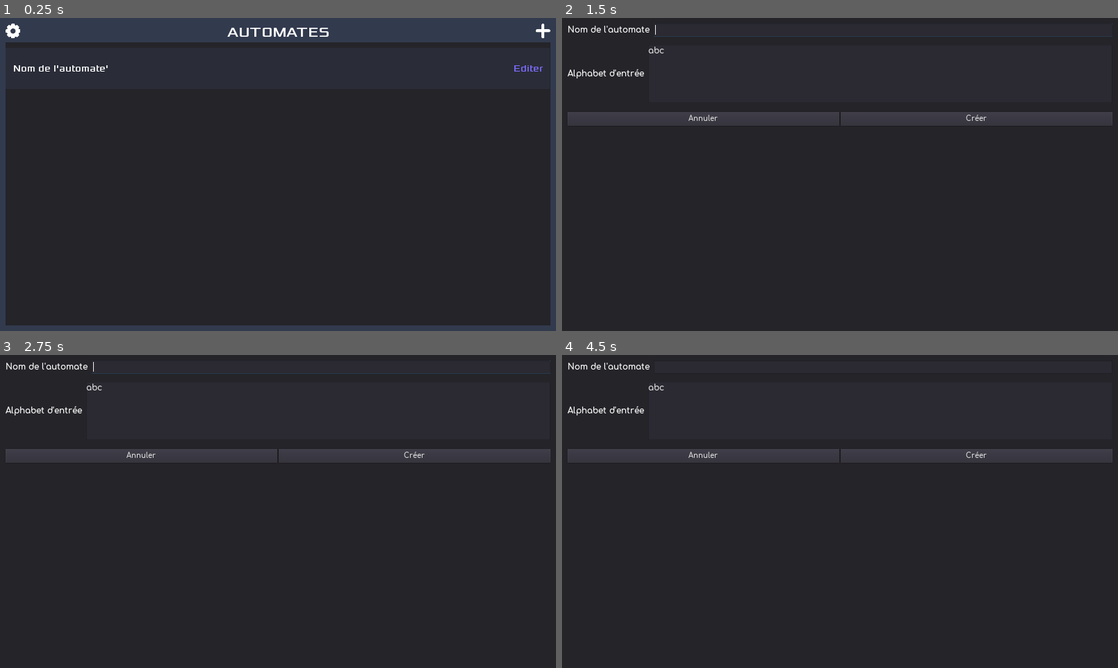
Above: before the commit, frames 1-4 (two rows, left to right).
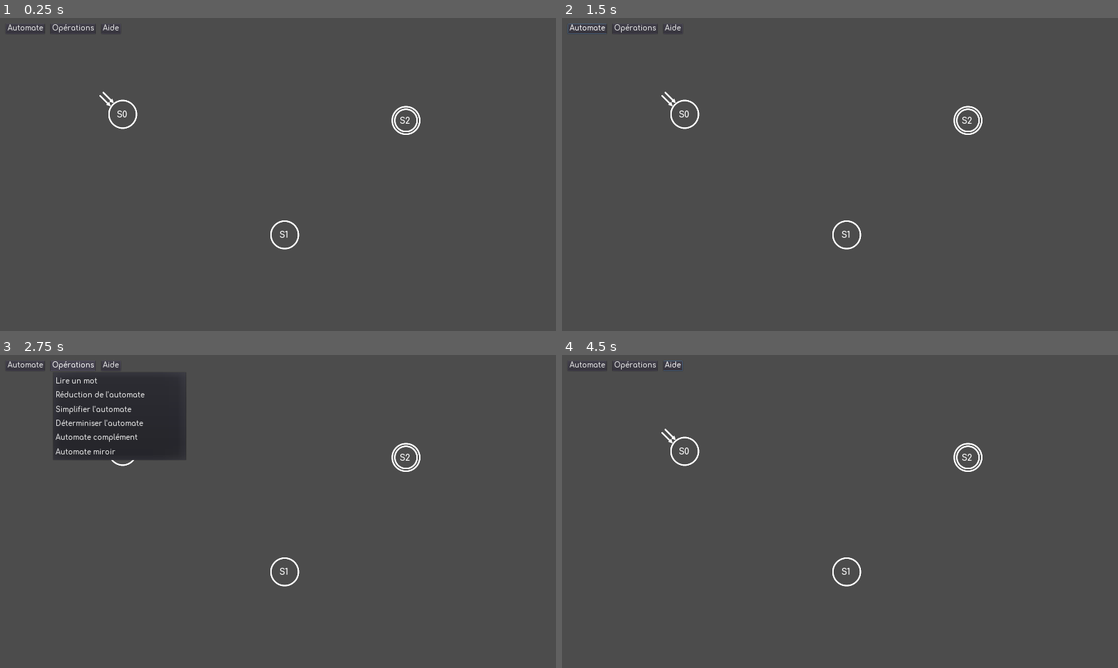
Above: after the commit, the same moments.

Repository: RedaMorsli/Automates
Game: Godot game, scene res://src/activities/EditAutomate.tscn
The game is run twice, just before and just after one commit, with the same random seed, the same clock (stepped at 60 frames per second) and the same inputs. Before the commit the project starts from res://src/activities/MainMenu.tscn.
Inputs (mouse positions are in pixels of both pictures, inside the frame that each line leads up to):
- Up to frame 1 (0.25 s): no input
- Up to frame 2 (1.5 s): click (589, 27) at 0.5 s, where only the run after the commit has a clickable "Automate"; click (1106, 33) at 1.27 s
- Up to frame 3 (2.75 s): click (72, 364) at 2 s, where only the run after the commit has a clickable "Opérations"
- Up to frame 4 (4.5 s): click (823, 405) at 2.75 s, where only the run before the commit has a clickable "Nom de l'automate'"; click (673, 364) at 3.5 s, where only the run after the commit has a clickable "Aide"; click (1090, 405) at 4.25 s, where only the run before the commit has a clickable "Editer"

The runs differ from the first frame. In frame 1, 100% of the frame differs, in the area x 0-100%, y 0-100%; in frame 2, 96%; in frame 3, 91%; in frame 4, 96%.

Commit message:
First win export (backup)

Diff:
--- a/project.godot
+++ b/project.godot
@@ -16,7 +16,7 @@
 [application]
 
 config/name="Automates"
-run/main_scene="res://src/activities/MainMenu.tscn"
+run/main_scene="res://src/activities/EditAutomate.tscn"
 config/icon="res://icon.png"
 
 [autoload]
--- a/src/activities/EditActivitye.gd
+++ b/src/activities/EditActivitye.gd
@@ -403,6 +403,8 @@
 
 func _on_PopupOperations_id_pressed(id):
 	match id:
+		0:
+			$GUI/LireDialog.popup_centered()
 		1:#Réduction
 			$GUI/ReductionDialog/MarginContainer/Tree.clear()
 			var root = $GUI/ReductionDialog/MarginContainer/Tree.create_item()
@@ -444,3 +446,7 @@
 
 func _on_DeterminateDialog_confirmed():
 	determiniser()
+
+
+func _on_LireDialog_confirmed():
+	pass # Replace with function body.
--- a/src/activities/EditAutomate.gd
+++ b/src/activities/EditAutomate.gd
@@ -57,12 +57,12 @@
 		0:#New état
 			$Popups/NewEtatDialog.popup_centered_ratio(0.2)
 		1:#New instruction
-			$Popups/NewLinkDialog/VBoxContainer/HBoxContainer2/EtatDebut.clear()
-			$Popups/NewLinkDialog/VBoxContainer/HBoxContainer3/EtatFin.clear()
+			$Popups/NewLinkDialog/MarginContainer/VBoxContainer/HBoxContainer2/EtatDebut.clear()
+			$Popups/NewLinkDialog/MarginContainer/VBoxContainer/HBoxContainer3/EtatFin.clear()
 			for etat in $Etats.get_children():
-				$Popups/NewLinkDialog/VBoxContainer/HBoxContainer2/EtatDebut.add_item(etat.nom)
-				$Popups/NewLinkDialog/VBoxContainer/HBoxContainer3/EtatFin.add_item(etat.nom)
-			$Popups/NewLinkDialog.popup_centered_ratio(0.4)
+				$Popups/NewLinkDialog/MarginContainer/VBoxContainer/HBoxContainer2/EtatDebut.add_item(etat.nom)
+				$Popups/NewLinkDialog/MarginContainer/VBoxContainer/HBoxContainer3/EtatFin.add_item(etat.nom)
+			$Popups/NewLinkDialog.popup_centered()
 
 
 func _on_NewEtatDialog_confirmed():
@@ -89,9 +89,9 @@
 
 
 func _on_NewLinkDialog_confirmed():
-	var debut = $Popups/NewLinkDialog/VBoxContainer/HBoxContainer2/EtatDebut.selected
-	var fin = $Popups/NewLinkDialog/VBoxContainer/HBoxContainer3/EtatFin.selected
-	var mot = $Popups/NewLinkDialog/VBoxContainer/HBoxContainer4/Mot.text
+	var debut = $Popups/NewLinkDialog/MarginContainer/VBoxContainer/HBoxContainer2/EtatDebut.selected
+	var fin = $Popups/NewLinkDialog/MarginContainer/VBoxContainer/HBoxContainer3/EtatFin.selected
+	var mot = $Popups/NewLinkDialog/MarginContainer/VBoxContainer/HBoxContainer4/Mot.text
 	if mot.length() == 0:
 		mot = "€"
 	var etat_debut =  $Etats.get_child(debut)
@@ -113,7 +113,6 @@
 			if not (mot in new_instruction.mot_lu):
 				new_instruction.mot_lu.append(mot)
 			etat_debut.show_boucle(new_instruction.mot_lu)
-			print(new_instruction.mot_lu)
 	else:
 		if  new_instruction == null:
 			new_instruction = Instruction.instance()
--- a/src/activities/EditAutomate.tscn
+++ b/src/activities/EditAutomate.tscn
@@ -26,7 +26,7 @@
 position = Vector2( 156.854, 536.401 )
 
 [node name="1" type="Position2D" parent="Automate/Positions/PosEtats"]
-position = Vector2( 1763.21, 540.945 )
+position = Vector2( 1793.43, 506.409 )
 
 [node name="2" type="Position2D" parent="Automate/Positions/PosEtats"]
 position = Vector2( 1008.88, 152.42 )
@@ -56,7 +56,7 @@
 position = Vector2( 1774.57, 356.907 )
 
 [node name="11" type="Position2D" parent="Automate/Positions/PosEtats"]
-position = Vector2( 1747.31, 738.615 )
+position = Vector2( 1779.68, 680.337 )
 
 [node name="12" type="Position2D" parent="Automate/Positions/PosEtats"]
 position = Vector2( 1495.11, 977.183 )
@@ -77,7 +77,7 @@
 position = Vector2( 1504.19, 147.876 )
 
 [node name="18" type="Position2D" parent="Automate/Positions/PosEtats"]
-position = Vector2( 1261.08, 965.823 )
+position = Vector2( 1267.56, 993.883 )
 
 [node name="19" type="Position2D" parent="Automate/Positions/PosEtats"]
 position = Vector2( 493.121, 161.508 )
@@ -259,7 +259,7 @@
 initial = true
 
 [node name="Etat2" parent="Automate/Etats" instance=ExtResource( 1 )]
-position = Vector2( 939.879, 696.543 )
+position = Vector2( 983.049, 748.347 )
 nom = "S1"
 
 [node name="Etat3" parent="Automate/Etats" instance=ExtResource( 1 )]
@@ -389,20 +389,35 @@
 "_edit_use_anchors_": false
 }
 
-[node name="VBoxContainer" type="VBoxContainer" parent="Automate/Popups/NewLinkDialog"]
+[node name="MarginContainer" type="MarginContainer" parent="Automate/Popups/NewLinkDialog"]
+anchor_right = 1.0
+anchor_bottom = 1.0
 margin_left = 8.0
 margin_top = 8.0
-margin_right = 251.0
-margin_bottom = 160.0
+margin_right = -8.0
+margin_bottom = -36.0
+custom_constants/margin_right = 20
+custom_constants/margin_top = 20
+custom_constants/margin_left = 20
+custom_constants/margin_bottom = 20
+__meta__ = {
+"_edit_use_anchors_": false
+}
+
+[node name="VBoxContainer" type="VBoxContainer" parent="Automate/Popups/NewLinkDialog/MarginContainer"]
+margin_left = 20.0
+margin_top = 20.0
+margin_right = 279.0
+margin_bottom = 172.0
 custom_constants/separation = 20
 
-[node name="HBoxContainer2" type="HBoxContainer" parent="Automate/Popups/NewLinkDialog/VBoxContainer"]
-margin_right = 243.0
+[node name="HBoxContainer2" type="HBoxContainer" parent="Automate/Popups/NewLinkDialog/MarginContainer/VBoxContainer"]
+margin_right = 259.0
 margin_bottom = 36.0
 
-[node name="Debut" type="Label" parent="Automate/Popups/NewLinkDialog/VBoxContainer/HBoxContainer2"]
+[node name="Debut" type="Label" parent="Automate/Popups/NewLinkDialog/MarginContainer/VBoxContainer/HBoxContainer2"]
 margin_top = 3.0
-margin_right = 152.0
+margin_right = 170.0
 margin_bottom = 33.0
 size_flags_horizontal = 3
 custom_fonts/font = ExtResource( 5 )
@@ -411,23 +426,23 @@
 "_edit_use_anchors_": false
 }
 
-[node name="EtatDebut" type="OptionButton" parent="Automate/Popups/NewLinkDialog/VBoxContainer/HBoxContainer2"]
-margin_left = 156.0
-margin_right = 243.0
+[node name="EtatDebut" type="OptionButton" parent="Automate/Popups/NewLinkDialog/MarginContainer/VBoxContainer/HBoxContainer2"]
+margin_left = 174.0
+margin_right = 259.0
 margin_bottom = 36.0
-size_flags_horizontal = 3
 custom_fonts/font = ExtResource( 5 )
 text = "Etat"
 __meta__ = {
 "_edit_use_anchors_": false
 }
 
-[node name="HBoxContainer4" type="HBoxContainer" parent="Automate/Popups/NewLinkDialog/VBoxContainer"]
+[node name="HBoxContainer4" type="HBoxContainer" parent="Automate/Popups/NewLinkDialog/MarginContainer/VBoxContainer"]
 margin_top = 56.0
-margin_right = 243.0
+margin_right = 259.0
 margin_bottom = 96.0
-
-[node name="MotLus" type="Label" parent="Automate/Popups/NewLinkDialog/VBoxContainer/HBoxContainer4"]
+custom_constants/separation = 20
+
+[node name="MotLus" type="Label" parent="Automate/Popups/NewLinkDialog/MarginContainer/VBoxContainer/HBoxContainer4"]
 margin_top = 5.0
 margin_right = 133.0
 margin_bottom = 35.0
@@ -438,21 +453,21 @@
 "_edit_use_anchors_": false
 }
 
-[node name="Mot" type="LineEdit" parent="Automate/Popups/NewLinkDialog/VBoxContainer/HBoxContainer4"]
-margin_left = 137.0
-margin_right = 243.0
+[node name="Mot" type="LineEdit" parent="Automate/Popups/NewLinkDialog/MarginContainer/VBoxContainer/HBoxContainer4"]
+margin_left = 153.0
+margin_right = 259.0
 margin_bottom = 40.0
 size_flags_horizontal = 3
 custom_fonts/font = ExtResource( 5 )
 
-[node name="HBoxContainer3" type="HBoxContainer" parent="Automate/Popups/NewLinkDialog/VBoxContainer"]
+[node name="HBoxContainer3" type="HBoxContainer" parent="Automate/Popups/NewLinkDialog/MarginContainer/VBoxContainer"]
 margin_top = 116.0
-margin_right = 243.0
+margin_right = 259.0
 margin_bottom = 152.0
 
-[node name="Fin" type="Label" parent="Automate/Popups/NewLinkDialog/VBoxContainer/HBoxContainer3"]
+[node name="Fin" type="Label" parent="Automate/Popups/NewLinkDialog/MarginContainer/VBoxContainer/HBoxContainer3"]
 margin_top = 3.0
-margin_right = 119.0
+margin_right = 170.0
 margin_bottom = 33.0
 size_flags_horizontal = 3
 custom_fonts/font = ExtResource( 5 )
@@ -461,11 +476,10 @@
 "_edit_use_anchors_": false
 }
 
-[node name="EtatFin" type="OptionButton" parent="Automate/Popups/NewLinkDialog/VBoxContainer/HBoxContainer3"]
-margin_left = 123.0
-margin_right = 243.0
+[node name="EtatFin" type="OptionButton" parent="Automate/Popups/NewLinkDialog/MarginContainer/VBoxContainer/HBoxContainer3"]
+margin_left = 174.0
+margin_right = 259.0
 margin_bottom = 36.0
-size_flags_horizontal = 3
 custom_fonts/font = ExtResource( 5 )
 text = "Etat"
 __meta__ = {
@@ -601,6 +615,53 @@
 margin_right = 200.0
 margin_bottom = 70.0
 dialog_text = "Voulez vous déterminiser l'automate?"
+
+[node name="LireDialog" type="AcceptDialog" parent="GUI"]
+margin_right = 83.0
+margin_bottom = 58.0
+window_title = "Lire un mot"
+__meta__ = {
+"_edit_use_anchors_": false
+}
+
+[node name="MarginContainer" type="MarginContainer" parent="GUI/LireDialog"]
+anchor_right = 1.0
+anchor_bottom = 1.0
+margin_left = 8.0
+margin_top = 8.0
+margin_right = -8.0
+margin_bottom = -36.0
+custom_constants/margin_right = 20
+custom_constants/margin_top = 20
+custom_constants/margin_left = 20
+custom_constants/margin_bottom = 20
+__meta__ = {
+"_edit_use_anchors_": false
+}
+
+[node name="HBoxContainer2" type="HBoxContainer" parent="GUI/LireDialog/MarginContainer"]
+margin_left = 20.0
+margin_top = 20.0
+margin_right = 294.0
+margin_bottom = 60.0
+custom_constants/separation = 20
+__meta__ = {
+"_edit_use_anchors_": false
+}
+
+[node name="Lire" type="Label" parent="GUI/LireDialog/MarginContainer/HBoxContainer2"]
+margin_top = 5.0
+margin_right = 54.0
+margin_bottom = 35.0
+custom_fonts/font = ExtResource( 5 )
+text = "Mot"
+
+[node name="Readed" type="LineEdit" parent="GUI/LireDialog/MarginContainer/HBoxContainer2"]
+margin_left = 74.0
+margin_right = 274.0
+margin_bottom = 40.0
+rect_min_size = Vector2( 200, 0 )
+custom_fonts/font = ExtResource( 5 )
 [connection signal="right_click_boucle" from="Automate/Etats/Etat" to="Automate" method="_on_right_click_boucle"]
 [connection signal="right_click_etat" from="Automate/Etats/Etat" to="Automate" method="_on_Etat_right_click_etat"]
 [connection signal="right_click_etat" from="Automate/Etats/Etat2" to="Automate" method="_on_Etat_right_click_etat"]
@@ -620,3 +681,4 @@
 [connection signal="confirmed" from="GUI/ReductionDialog" to="." method="_on_ReductionDialog_confirmed"]
 [connection signal="confirmed" from="GUI/SimplifyDialog" to="." method="_on_SimplifyDialog_confirmed"]
 [connection signal="confirmed" from="GUI/DeterminateDialog" to="." method="_on_DeterminateDialog_confirmed"]
+[connection signal="confirmed" from="GUI/LireDialog" to="." method="_on_LireDialog_confirmed"]
